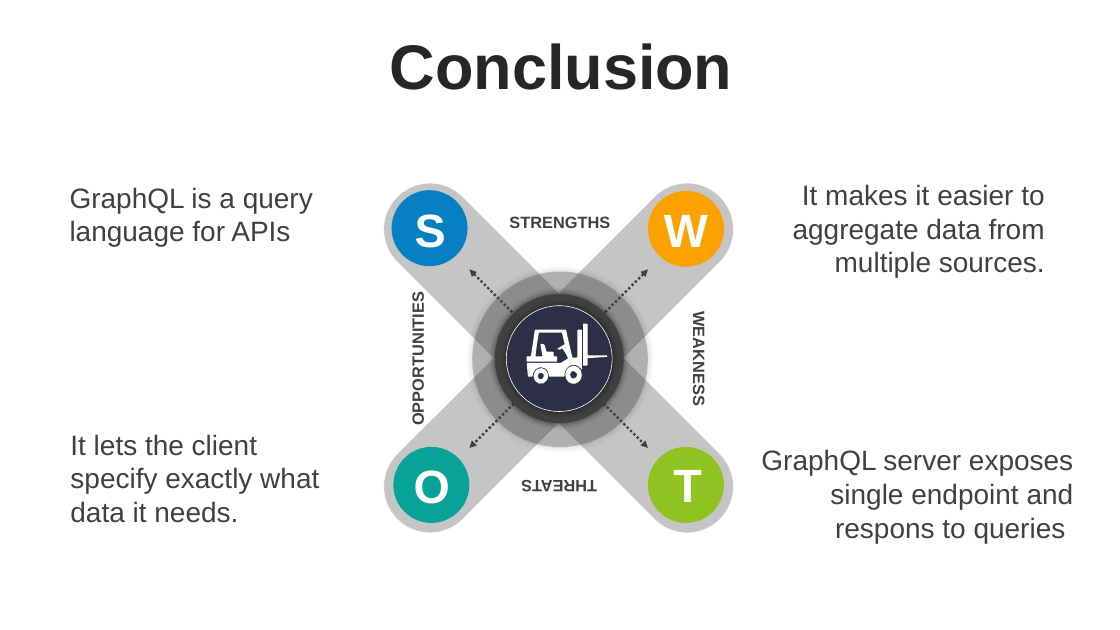
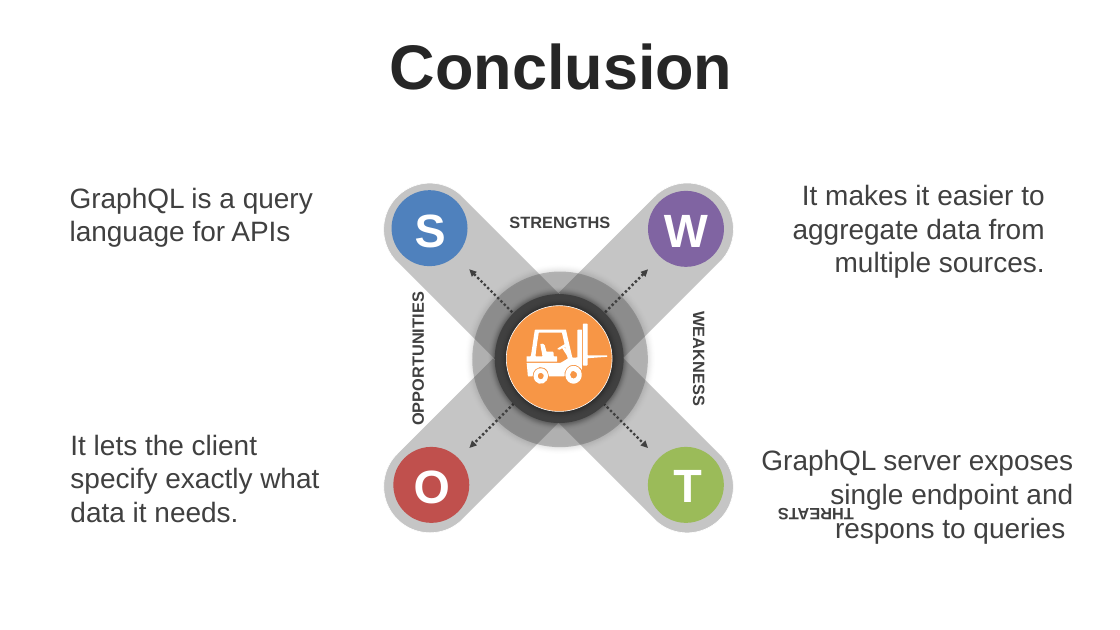
Before and after one commit to thanhlongvl/sportdemo, a slide deck: slide 29 of thuyettrinhgfinal_1.pptx. Drawn at 1120x630 pixels with LibreOffice and Linux fonts; fonts in the diff are those of the drawing. Boxes give left, top, right and bottom in pixels: in the first picture for what was removed or moved away, otherwise in the second. Text is boxed around its words. In the diff, an @@ line names an element or a change of style, - is before the commit and + after.

```diff
--- a/thuyettrinhgfinal_1.pptx
+++ b/thuyettrinhgfinal_1.pptx
@@ ellipse at box(392, 190, 467, 266): fill #0680C3 to #4F81BD @@
@@ ellipse at box(648, 191, 723, 266): fill #FBA200 to #8064A2 @@
@@ ellipse at box(507, 306, 613, 412): fill #2C2F45 to #F79646 @@
@@ outline redrawn in 3 elements at box(527, 329, 582, 376), box(534, 368, 548, 384), box(565, 366, 581, 384) @@
@@ ellipse at box(393, 447, 469, 523): fill #07A398 to #C0504D @@
@@ ellipse at box(648, 447, 723, 523): fill #90C221 to #9BBB59 @@
@@ text "THREATS": place and size @@
-text "THREATS" at box(521, 480, 597, 492)
+text "THREATS" at box(778, 508, 854, 520)
```
Also in this commit, not shown: 24 other slides changed, 1 slide added.
